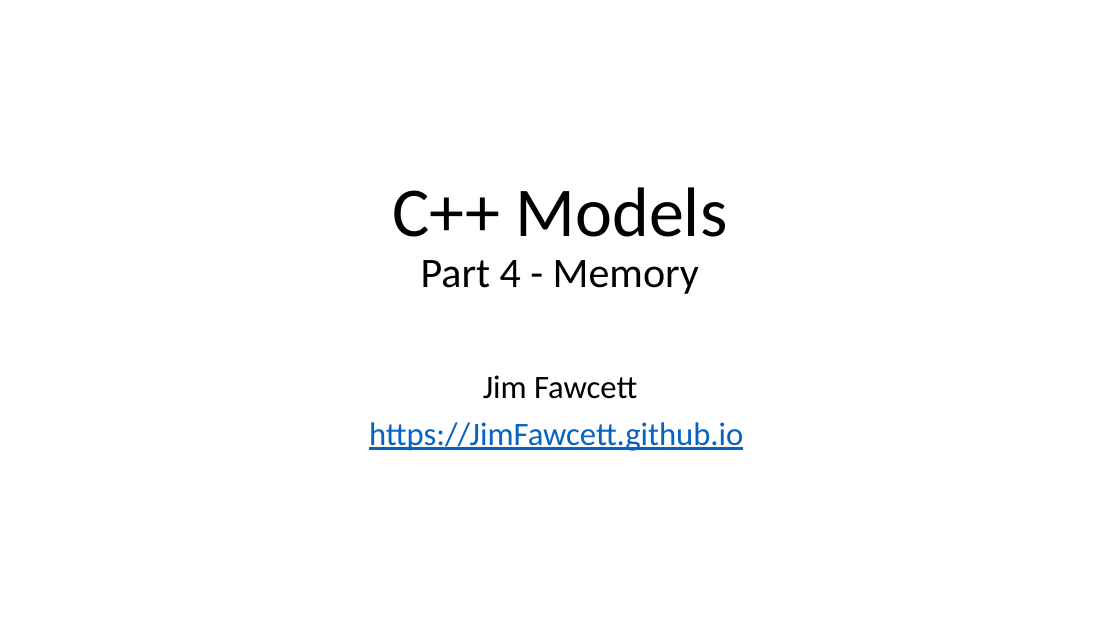
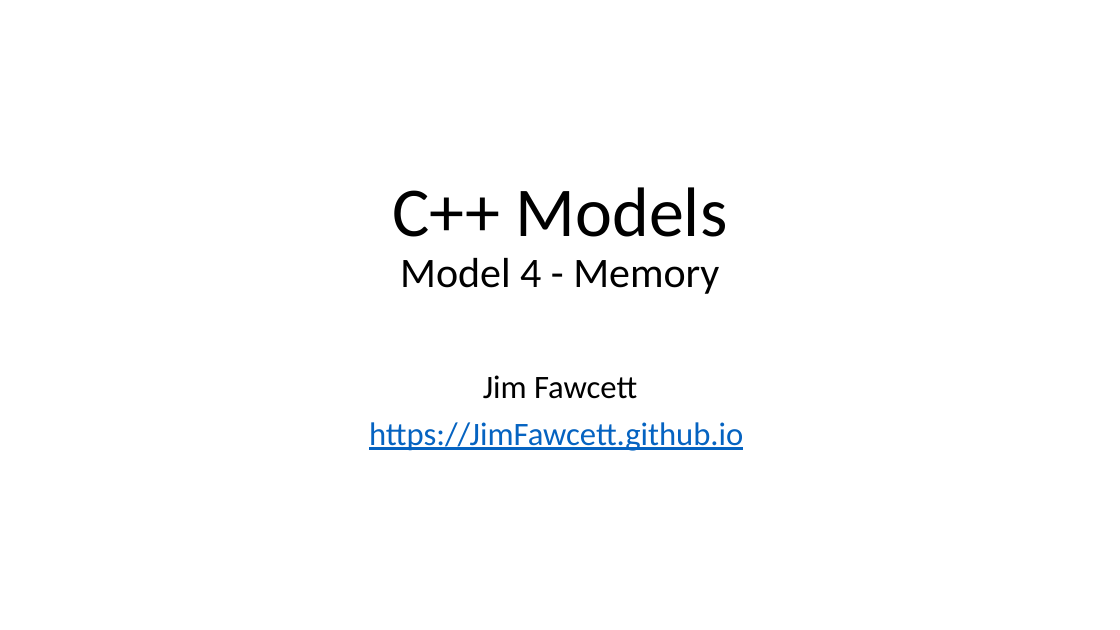
Before and after one commit to JimFawcett/JimFawcett.github.io, a slide deck: slide 21 of Resources/CppModels.pptx. Drawn at 1120x630 pixels with LibreOffice and Linux fonts; fonts in the diff are those of the drawing. Boxes give left, top, right and bottom in pixels: in the first picture for what was removed or moved away, otherwise in the second. Text is boxed around its words. In the diff, an @@ line names an element or a change of style, - is before the commit and + after.

```diff
--- a/Resources/CppModels.pptx
+++ b/Resources/CppModels.pptx
@@ title at (x1=392, y1=187, x2=728, y2=294): text changed @@
-C++ Models
-Part 4 - Memory
+C++ Models
+Model 4 - Memory
```
Also in this commit, not shown: 7 other slides changed, 1 other file.
